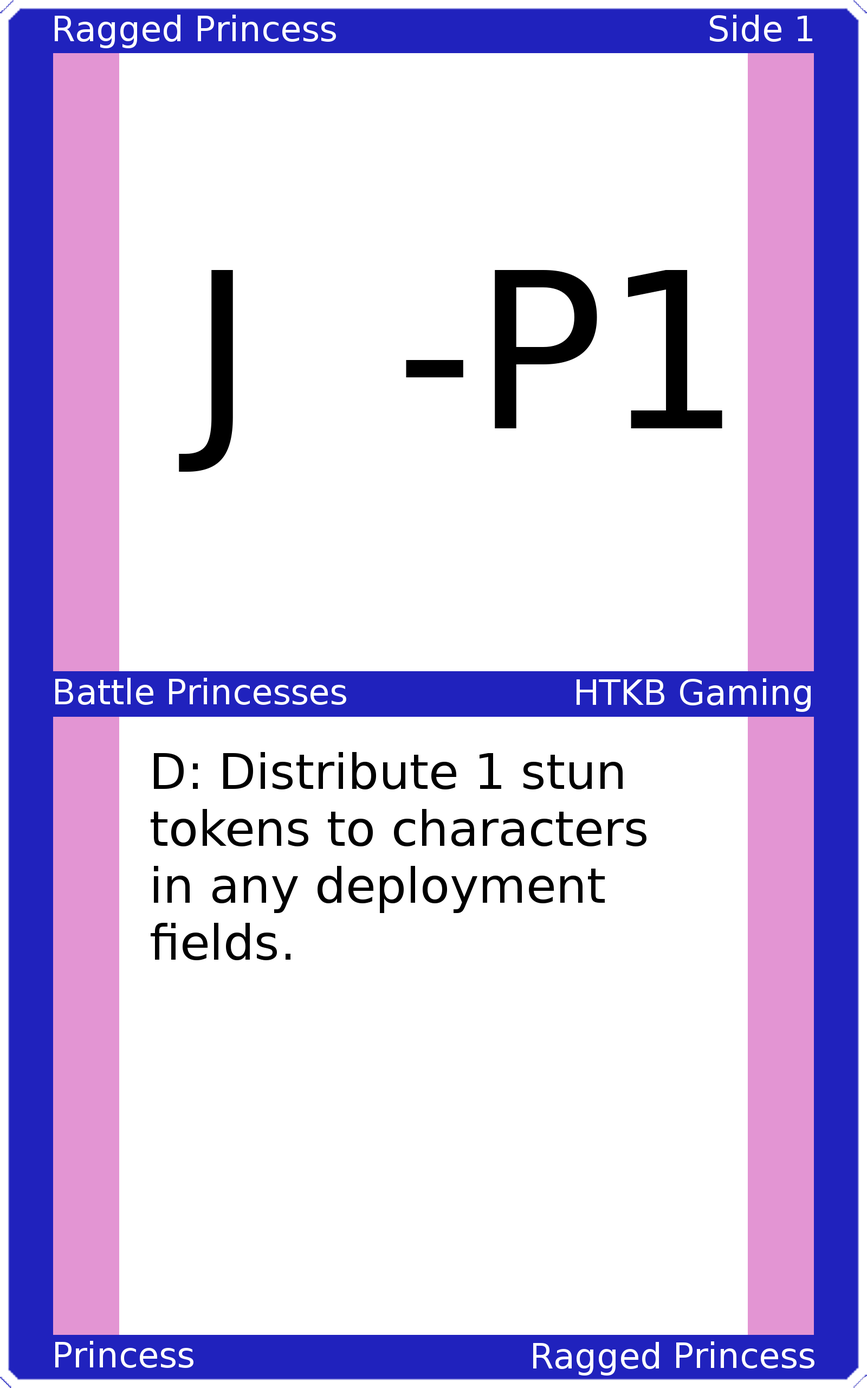
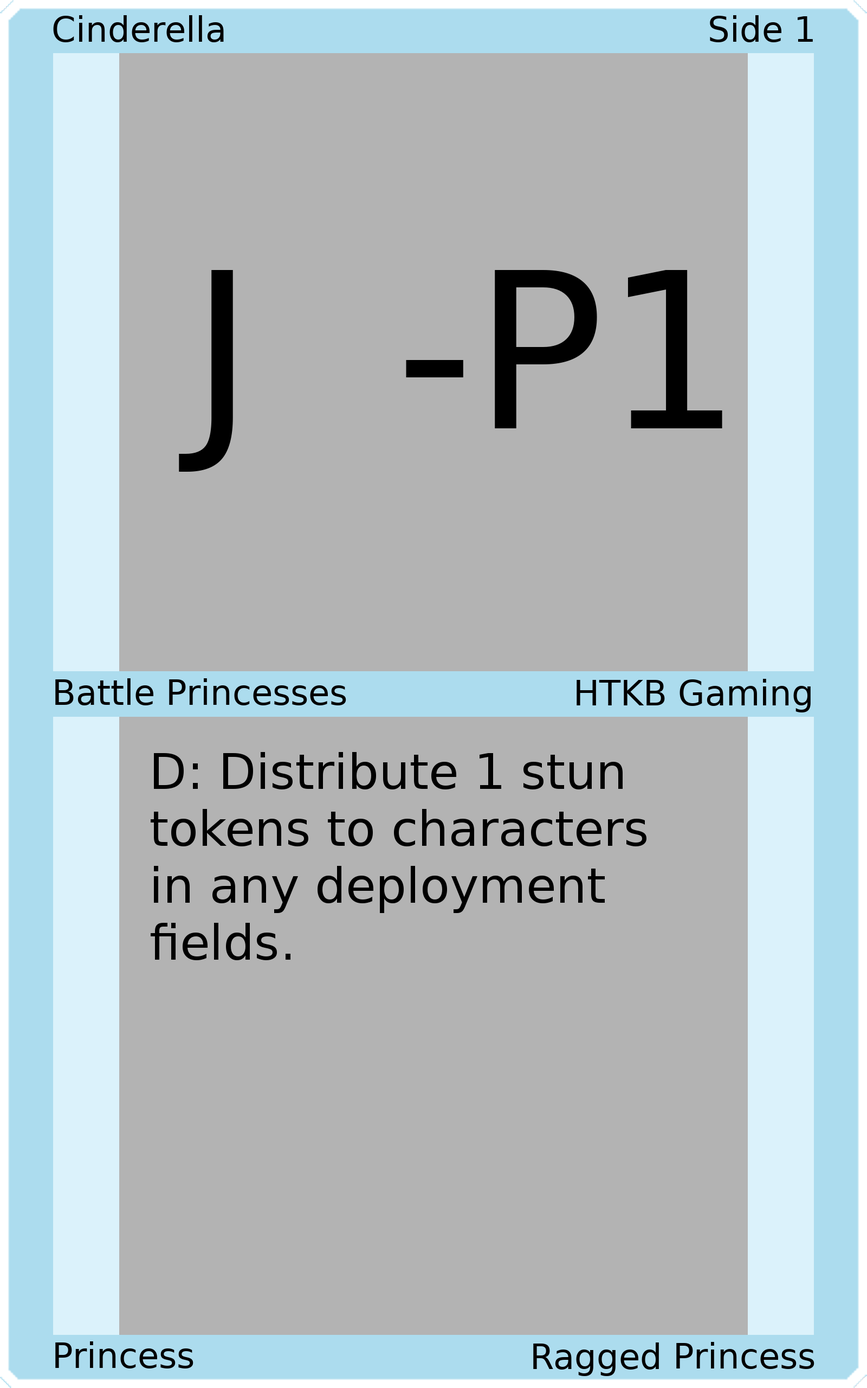
Comparing the layer stacks of the two (867, 1388) images. Changes:
painted on "Upper Left" over [53, 14, 337, 49]
painted on "Upper Right" over [710, 14, 814, 43]
painted on "Mid Left" over [55, 677, 347, 706]
painted on "Mid Right" over [576, 678, 811, 713]
painted on "Bottom Left" over [55, 1340, 194, 1369]
painted on "Bottom Right" over [533, 1340, 815, 1376]
painted on "Border" over [0, 0, 867, 1388]
painted on "Top Background" over [119, 52, 748, 673]
painted on "Bottom Background" over [119, 715, 748, 1336]
painted on "Background" over [35, 35, 832, 1352]
